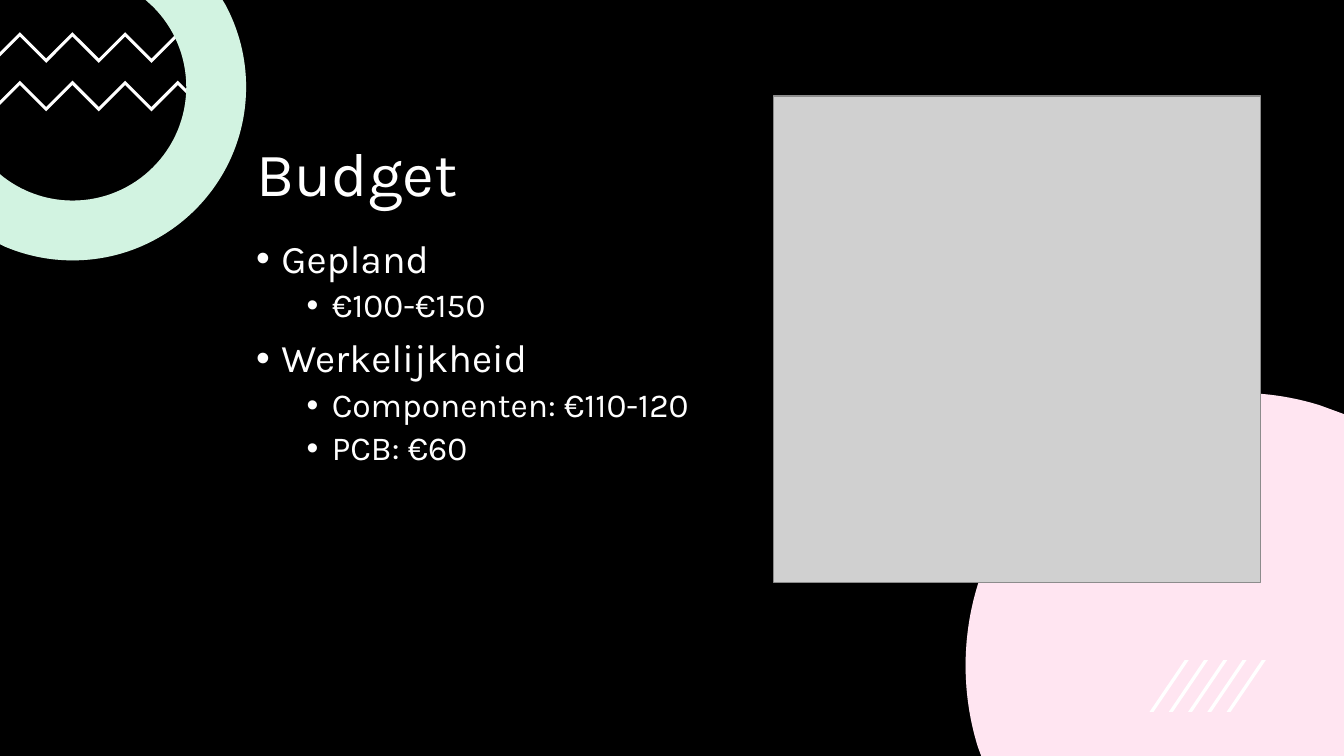
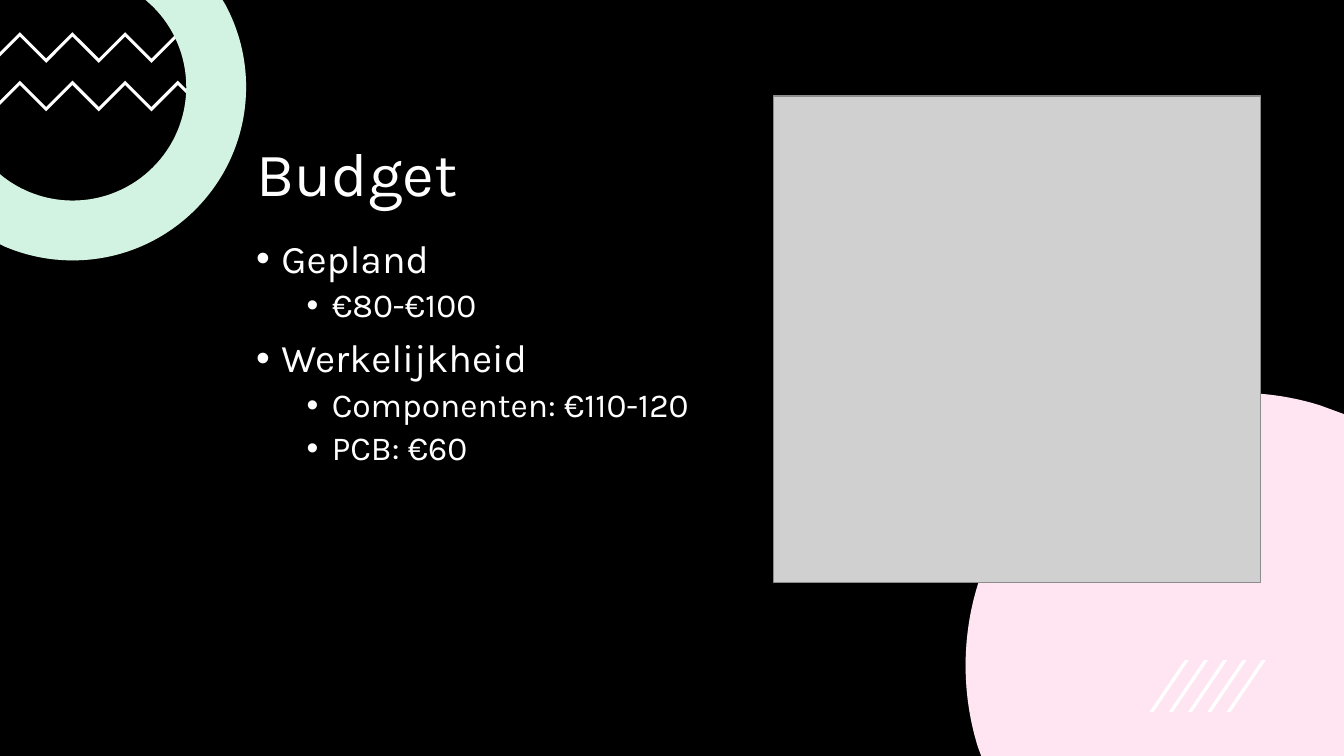
Before and after one commit to Matrixiem637/Practice-Enterprise-1, a slide deck: slide 11 of Verslag/Powerpoint PE.pptx. Drawn at 1344x756 pixels with LibreOffice and Linux fonts; fonts in the diff are those of the drawing; grey boxes stand for pictures. Boxes give left, top, right and bottom in pixels: in the first picture for what was removed or moved away, otherwise in the second. Text is boxed around its words. In the diff, an @@ line names an element or a change of style, - is before the commit and + after.

```diff
--- a/Verslag/Powerpoint PE.pptx
+++ b/Verslag/Powerpoint PE.pptx
@@ text at [332,295,476,318]: text changed @@
-  • €100-€150
+  • €80-€100
```
Also in this commit, not shown: 2 other slides changed, 11 other files.
